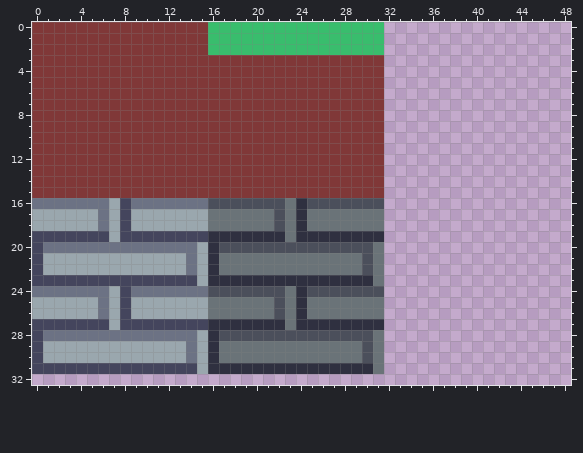
Pixel-art sprite -- Assets/Sprites/TileAtlas.png. That is the earlier state.
The file is 64x64 pixels. Shown: x 0..48, y 0..32.
New version:
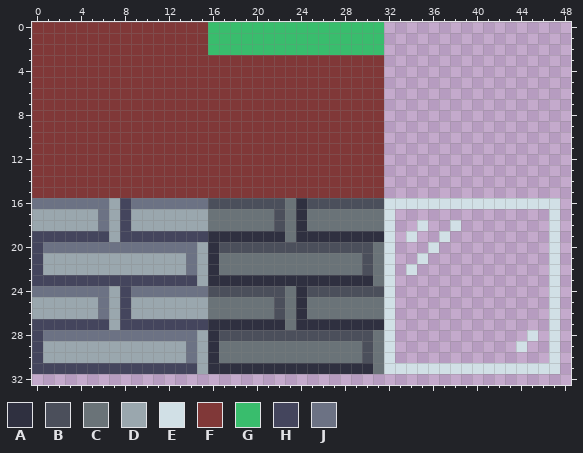
Palette (. is transparent): A #2f3040  B #4b4f5b  C #6a7378  D #9aa7ae  E #d1e0e6  F #803838  G #39bd6d  H #44455d  J #6c7284
The edit:
@@ x 30..48 @@
 15 FF.................
-16 BB.................
-17 CC.................
-18 CC.................
-19 AA.................
-20 BC.................
-21 BC.................
-22 BC.................
-23 AC.................
-24 BB.................
-25 CC.................
-26 CC.................
-27 AA.................
-28 BC.................
-29 BC.................
-30 BC.................
-31 AC.................
+16 BBEEEEEEEEEEEEEEEE.
+17 CCE..............E.
+18 CCE..E..E........E.
+19 AAE.E..E.........E.
+20 BCE...E..........E.
+21 BCE..E...........E.
+22 BCE.E............E.
+23 ACE..............E.
+24 BBE..............E.
+25 CCE..............E.
+26 CCE..............E.
+27 AAE..............E.
+28 BCE............E.E.
+29 BCE...........E..E.
+30 BCE..............E.
+31 ACEEEEEEEEEEEEEEEE.
 32 ...................
